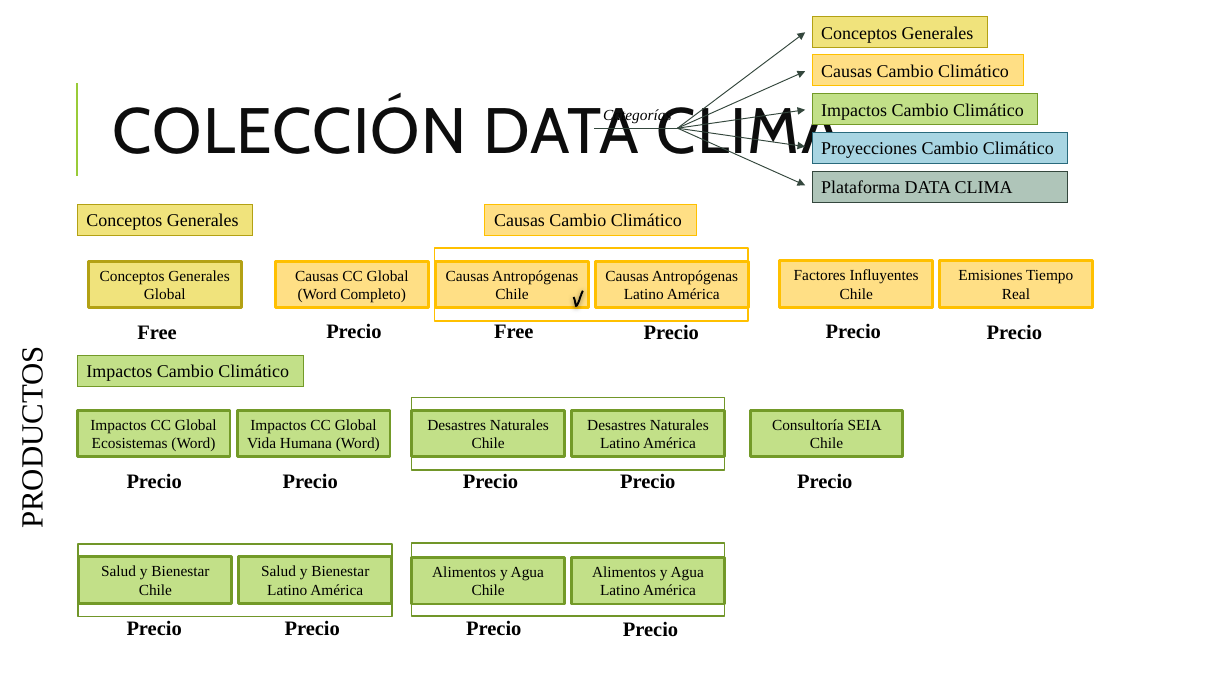
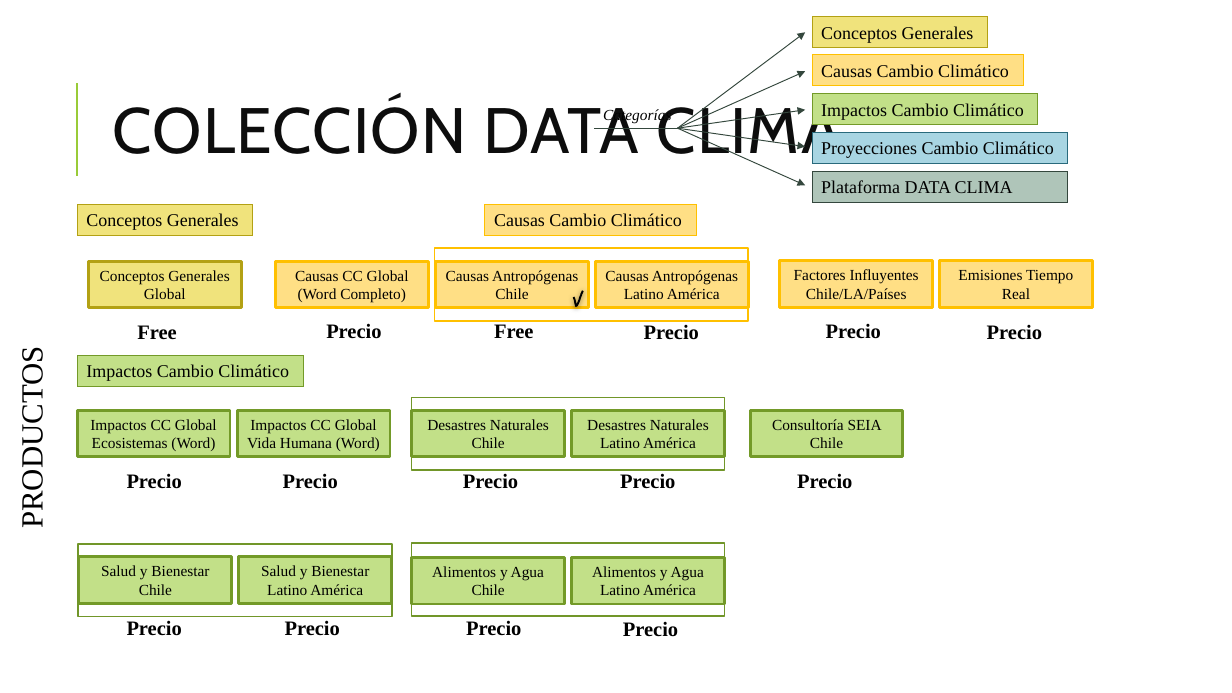
Before and after one commit to Sud-Austral/DATA-ICC, a slide deck: slide 2 of Organización DATA CLIMA.pptx. Drawn at 1232x693 pixels with LibreOffice and Linux fonts; fonts in the diff are those of the drawing. Boxes give left, top, right and bottom in pixels: in the first picture for what was removed or moved away, otherwise in the second. Text is boxed around its words. In the diff, an @@ line names an element or a change of style, - is before the commit and + after.

```diff
--- a/Organización DATA CLIMA.pptx
+++ b/Organización DATA CLIMA.pptx
@@ text in rectangle at bbox=[794, 269, 919, 299]: text changed @@
-Factores Influyentes Chile
+Factores Influyentes Chile/LA/Países
```
Also in this commit, not shown: 2 slides removed, 3 other files.
